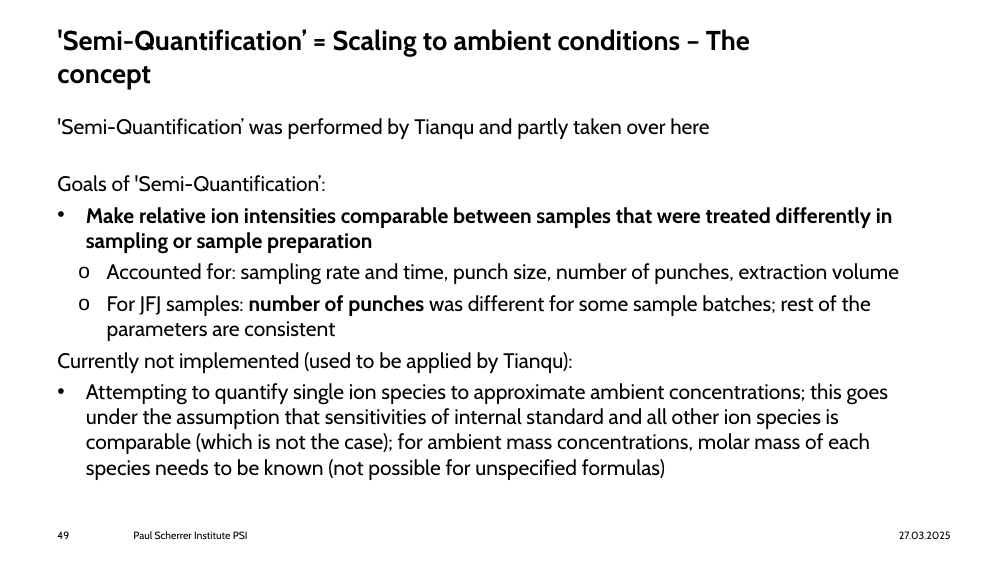
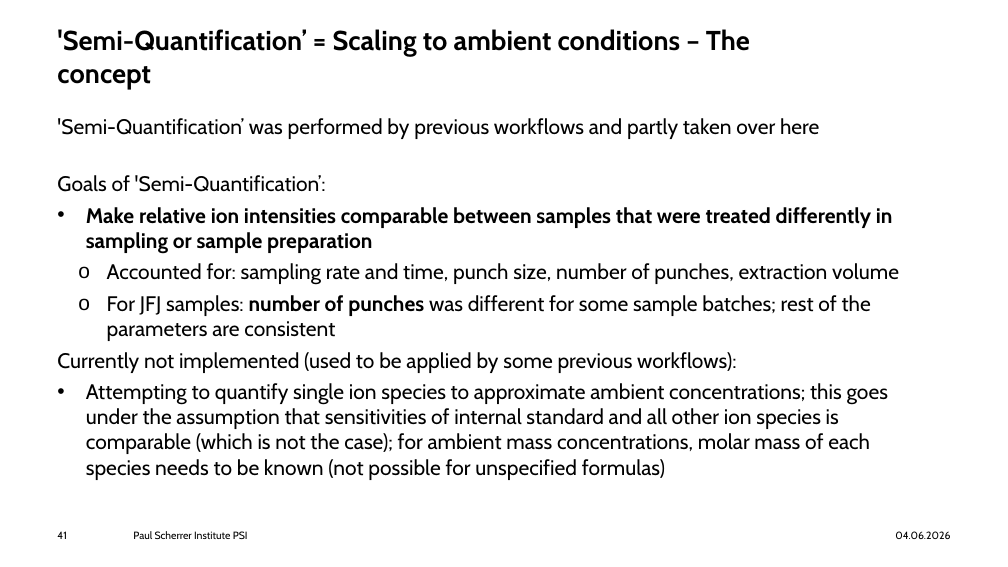
Before and after one commit to wengjul/offline-eesi-pipeline, a slide deck: slide 41 of workflow_overview_slides/2025_03_EESI data analysis pipeline_general overview.pptx (slide 49 before the commit). Drawn at 1008x567 pixels with LibreOffice and Linux fonts; fonts in the diff are those of the drawing; background and template pictures are left out. Boxes give left, top, right and bottom in pixels: in the first picture for what was removed or moved away, otherwise in the second. Text is boxed around its words. In the diff, an @@ line names an element or a change of style, - is before the commit and + after.

```diff
--- a/workflow_overview_slides/2025_03_EESI data analysis pipeline_general overview.pptx
+++ b/workflow_overview_slides/2025_03_EESI data analysis pipeline_general overview.pptx
@@ text at (57,118,819,139): text changed @@
-'Semi-Quantification’ was performed by Tianqu and partly taken over here
+'Semi-Quantification’ was performed by previous workflows and partly taken over here
@@ text at (57,352,736,373): text changed @@
-Currently not implemented (used to be applied by Tianqu):
+Currently not implemented (used to be applied by some previous workflows):
@@ page number at (57,531,67,539): text changed @@
-49
+41
@@ text at (895,531,950,539): text changed @@
-27.03.2025
+04.06.2026
```
Also in this commit, not shown: 31 other slides changed, 9 slides removed, 1 other file.
